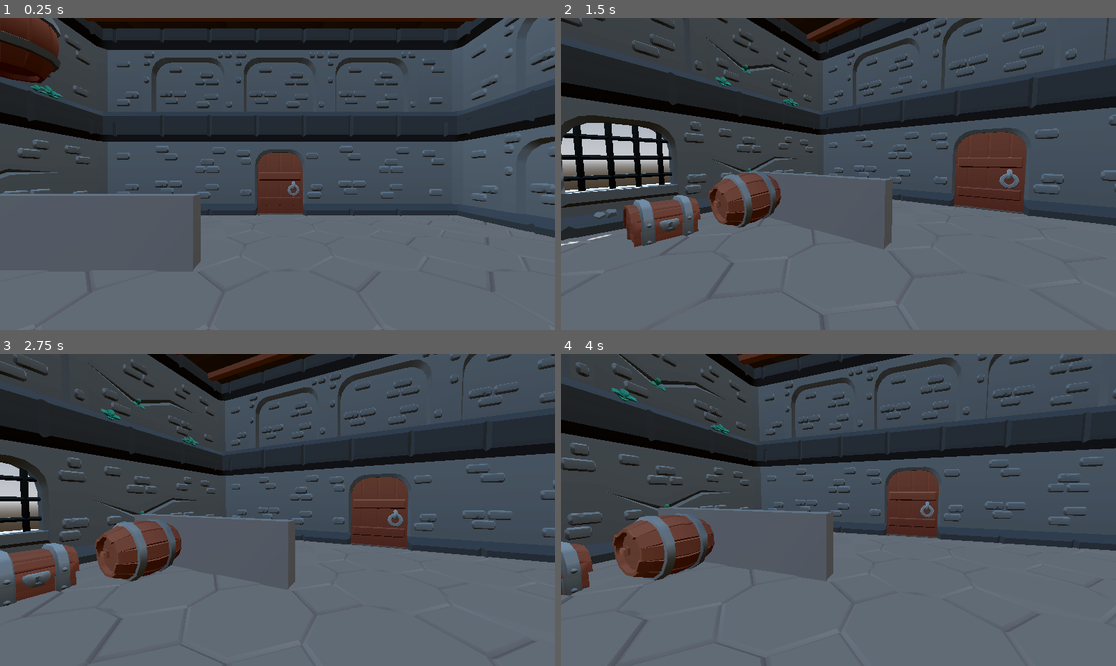
Above: before the commit, frames 1-4 (two rows, left to right).
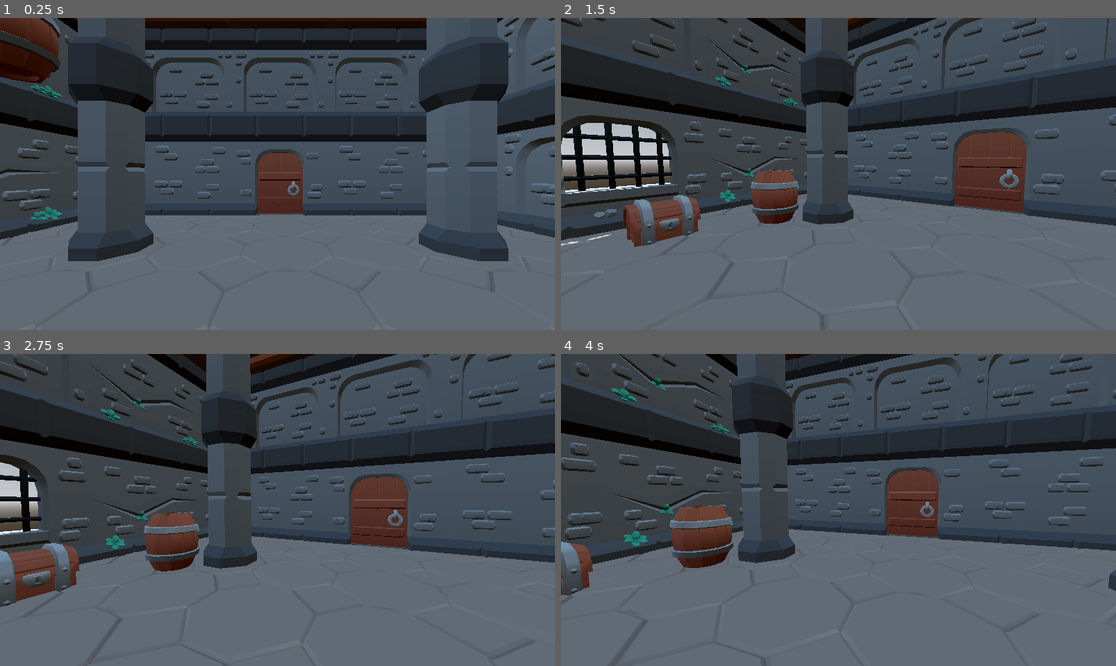
Above: after the commit, the same moments.

Repository: qarimbas/godot-first-3d-game
Game: Godot game, scene res://Scenes/main.tscn
Two runs of this game, one before a commit and one after it. Both use one fixed random seed, a clock stepped at 60 frames per second and the inputs below.
Inputs (mouse positions are in pixels of both pictures, inside the frame that each line leads up to):
- Up to frame 1 (0.25 s): no input
- Up to frame 2 (1.5 s): tap Enter (ui_accept) at 0.5, 0.77 s; move the mouse to (960, 158) at 0.52 s; hold Right (ui_right) 0.53-1.28 s; tap ` (freefly) at 0.6 s; click (960, 158) at 0.67 s; move the mouse to (810, 174) at 1.27 s; hold Up (ui_up) from 1.28 s (still down); tap Shift (sprint) at 1.35 s
- Up to frame 3 (2.75 s): keep holding Up (ui_up); tap Enter (ui_accept) at 1.52 s; move the mouse to (288, 503) at 2.02 s; tap ` (freefly) at 2.1 s
- Up to frame 4 (4 s): keep holding Up (ui_up); move the mouse to (832, 516) at 2.77 s; tap Shift (sprint) at 2.85 s; click (832, 516) at 2.92 s; tap Enter (ui_accept) at 3.02, 3.5, 3.77 s; move the mouse to (877, 513) at 3.52 s; tap ` (freefly) at 3.6 s

The runs differ from the first frame. In frame 1, 17% of the frame differs, in the area x 0-92%, y 0-81%; in frame 2, 6.6%; in frame 3, 7.4%; in frame 4, 8.2%.

Commit message:
Update main.tscn

Diff:
--- a/Scenes/main.tscn
+++ b/Scenes/main.tscn
@@ -12,10 +12,17 @@
 [ext_resource type="PackedScene" uid="uid://crjbv3mv4p2sa" path="res://models/Building/wall_shelved.tscn" id="9_hptm8"]
 [ext_resource type="PackedScene" uid="uid://xlrdr68cskxb" path="res://models/props/banner_mounted.tscn" id="9_jkdf5"]
 [ext_resource type="PackedScene" uid="uid://bijygv5g5gfov" path="res://models/Building/wall_cracked.tscn" id="11_fdnlq"]
+[ext_resource type="PackedScene" uid="uid://d0bwefuspx3v7" path="res://models/props/keyring.tscn" id="12_ee4r6"]
 [ext_resource type="PackedScene" uid="uid://bmtt3sutk8f5c" path="res://models/Building/wall_arched.tscn" id="12_jkdf5"]
 [ext_resource type="PackedScene" uid="uid://clvcmyiq3q218" path="res://models/Building/wall_archedwindow_gated.tscn" id="13_wsu2k"]
 [ext_resource type="PackedScene" uid="uid://bc3bv40mer8bf" path="res://models/Building/floor_wood.tscn" id="15_wsu2k"]
 [ext_resource type="PackedScene" uid="uid://dnw6oau20i4p" path="res://models/Building/floor_stone.tscn" id="16_k12tt"]
+[ext_resource type="PackedScene" uid="uid://jge5rr8yl3xr" path="res://models/props/sword_shield.tscn" id="18_gt3je"]
+[ext_resource type="PackedScene" uid="uid://dwchoswjcj8yr" path="res://models/props/chair.tscn" id="19_3pmx8"]
+[ext_resource type="PackedScene" uid="uid://ck8u7v08h3qcl" path="res://models/props/coin_stack.tscn" id="20_u50mg"]
+[ext_resource type="PackedScene" uid="uid://bp0wlu5n7r8bg" path="res://models/props/table_small.tscn" id="21_cbgmd"]
+[ext_resource type="PackedScene" uid="uid://e0d2da4w2us" path="res://models/props/static_body_3d.tscn" id="22_1w6v2"]
+[ext_resource type="PackedScene" uid="uid://dcotsjvrll3ry" path="res://models/Building/pillar.tscn" id="23_gt3je"]
 
 [sub_resource type="ProceduralSkyMaterial" id="ProceduralSkyMaterial_yroys"]
 sky_horizon_color = Color(0.66224277, 0.6717428, 0.6867428, 1)
@@ -49,14 +56,6 @@
 transform = Transform3D(1, 0, 0, 0, 1, 0, 0, 0, 42.88, 0, 0, 0)
 size = Vector3(26.2, 1, 1)
 
-[node name="CSGBox3D9" type="CSGBox3D" parent="CSGCombiner3D" unique_id=47654694]
-transform = Transform3D(1, 0, 0, 0, 1, 0, 0, 0, 1, 5.900002, 1.0999995, 7.000001)
-size = Vector3(3.3, 1.4, 0.4)
-
-[node name="CSGBox3D8" type="CSGBox3D" parent="CSGCombiner3D" unique_id=2073662741]
-transform = Transform3D(1, 0, 0, 0, 1, 0, 0, 0, 1, -4.1999993, 1.1999998, 5.1000004)
-size = Vector3(5.1, 1.4, 0.4)
-
 [node name="ProtoController" parent="." unique_id=10301292 instance=ExtResource("1_8gbba")]
 transform = Transform3D(1, 0, 0, 0, 1, 0, 0, 0, 1, -0.1, 0.5, 9)
 
@@ -237,6 +236,57 @@
 [node name="StaticBody3D57" parent="Castle" unique_id=1383881220 instance=ExtResource("5_kry3j")]
 transform = Transform3D(-4.371139e-08, 0, 1, 0, 1, 0, -1, 0, -4.371139e-08, 9.3, 8, -10.6)
 
+[node name="StaticBody3D58" parent="Castle" unique_id=1708549261 instance=ExtResource("16_k12tt")]
+transform = Transform3D(-4.371139e-08, 0, 1, 0, 1, 0, -1, 0, -4.371139e-08, -4.5000005, 0, -8.9)
+
+[node name="StaticBody3D59" parent="Castle" unique_id=1034965675 instance=ExtResource("16_k12tt")]
+transform = Transform3D(-4.371139e-08, 0, 1, 0, 1, 0, -1, 0, -4.371139e-08, -4.5, 0, -4.8999996)
+
+[node name="StaticBody3D60" parent="Castle" unique_id=1456697690 instance=ExtResource("16_k12tt")]
+transform = Transform3D(-4.371139e-08, 0, 1, 0, 1, 0, -1, 0, -4.371139e-08, -4.5, 0, -0.9)
+
+[node name="StaticBody3D61" parent="Castle" unique_id=1926945389 instance=ExtResource("16_k12tt")]
+transform = Transform3D(-4.371139e-08, 0, 1, 0, 1, 0, -1, 0, -4.371139e-08, -4.5, 0, 3.1000001)
+
+[node name="StaticBody3D62" parent="Castle" unique_id=1559625798 instance=ExtResource("16_k12tt")]
+transform = Transform3D(-4.371139e-08, 0, 1, 0, 1, 0, -1, 0, -4.371139e-08, -0.5000005, 0, -8.900001)
+
+[node name="StaticBody3D63" parent="Castle" unique_id=766698573 instance=ExtResource("16_k12tt")]
+transform = Transform3D(-4.371139e-08, 0, 1, 0, 1, 0, -1, 0, -4.371139e-08, -0.5, 0, -4.9)
+
+[node name="StaticBody3D64" parent="Castle" unique_id=34437955 instance=ExtResource("16_k12tt")]
+transform = Transform3D(-4.371139e-08, 0, 1, 0, 1, 0, -1, 0, -4.371139e-08, -0.5, 0, -0.9000001)
+
+[node name="StaticBody3D65" parent="Castle" unique_id=238961480 instance=ExtResource("16_k12tt")]
+transform = Transform3D(-4.371139e-08, 0, 1, 0, 1, 0, -1, 0, -4.371139e-08, -0.49999952, 0, 3.0999997)
+
+[node name="StaticBody3D66" parent="Castle" unique_id=1708579729 instance=ExtResource("16_k12tt")]
+transform = Transform3D(-4.371139e-08, 0, 1, 0, 1, 0, -1, 0, -4.371139e-08, 3.5, 0, -8.900001)
+
+[node name="StaticBody3D67" parent="Castle" unique_id=416446043 instance=ExtResource("16_k12tt")]
+transform = Transform3D(-4.371139e-08, 0, 1, 0, 1, 0, -1, 0, -4.371139e-08, 3.5, 0, -4.9000006)
+
+[node name="StaticBody3D68" parent="Castle" unique_id=618223639 instance=ExtResource("16_k12tt")]
+transform = Transform3D(-4.371139e-08, 0, 1, 0, 1, 0, -1, 0, -4.371139e-08, 3.5, 0, -0.90000033)
+
+[node name="StaticBody3D69" parent="Castle" unique_id=394351859 instance=ExtResource("16_k12tt")]
+transform = Transform3D(-4.371139e-08, 0, 1, 0, 1, 0, -1, 0, -4.371139e-08, 3.5, 0, 3.0999997)
+
+[node name="StaticBody3D70" parent="Castle" unique_id=506045216 instance=ExtResource("16_k12tt")]
+transform = Transform3D(-4.371139e-08, 0, 1, 0, 1, 0, -1, 0, -4.371139e-08, 7.5, 0, -8.900001)
+
+[node name="StaticBody3D71" parent="Castle" unique_id=1278828866 instance=ExtResource("16_k12tt")]
+transform = Transform3D(-4.371139e-08, 0, 1, 0, 1, 0, -1, 0, -4.371139e-08, 7.5, 0, -4.9000006)
+
+[node name="StaticBody3D72" parent="Castle" unique_id=1665731735 instance=ExtResource("16_k12tt")]
+transform = Transform3D(-4.371139e-08, 0, 1, 0, 1, 0, -1, 0, -4.371139e-08, 7.5, 0, -0.90000045)
+
+[node name="StaticBody3D73" parent="Castle" unique_id=830152770 instance=ExtResource("16_k12tt")]
+transform = Transform3D(-4.371139e-08, 0, 1, 0, 1, 0, -1, 0, -4.371139e-08, 7.5, 0, 3.0999997)
+
+[node name="StaticBody3D74" parent="Castle" unique_id=1145165611 instance=ExtResource("12_ee4r6")]
+transform = Transform3D(-4.371139e-08, 0, 1, 0, 1, 0, -1, 0, -4.371139e-08, -14.700001, 1.1, -1.9999995)
+
 [node name="Room1" type="StaticBody3D" parent="." unique_id=91811178]
 transform = Transform3D(-4.371139e-08, 0, -1, 0, 1, 0, 1, 0, -4.371139e-08, 4, 0.5, -4.1000004)
 
@@ -309,7 +359,7 @@
 transform = Transform3D(-4.371139e-08, 0, 1, 0, 1, 0, -1, 0, -4.371139e-08, -2.2999997, 0, 2.1)
 
 [node name="StaticBody3D6" parent="Room1" unique_id=2143115649 instance=ExtResource("15_wsu2k")]
-transform = Transform3D(-4.371139e-08, 0, 1, 0, 1, 0, -1, 0, -4.371139e-08, -2.2999997, 0, 6)
+transform = Transform3D(-4.371139e-08, 0, 1, 0, 1, 0, -1, 0, -4.371139e-08, -2.3000002, 0, 6)
 
 [node name="StaticBody3D23" parent="Room1" unique_id=1021804972 instance=ExtResource("15_wsu2k")]
 transform = Transform3D(-4.371139e-08, 0, 1, 0, 1, 0, -1, 0, -4.371139e-08, -6.299999, 0, 2.1000004)
@@ -317,52 +367,55 @@
 [node name="StaticBody3D24" parent="Room1" unique_id=2143299998 instance=ExtResource("15_wsu2k")]
 transform = Transform3D(-4.371139e-08, 0, 1, 0, 1, 0, -1, 0, -4.371139e-08, -6.299999, 0, 6)
 
-[node name="StaticBody3D" parent="." unique_id=1708549261 instance=ExtResource("16_k12tt")]
-transform = Transform3D(1, 0, 0, 0, 1, 0, 0, 0, 1, 6.1, 0.5, 2.3)
-
-[node name="StaticBody3D2" parent="." unique_id=1034965675 instance=ExtResource("16_k12tt")]
-transform = Transform3D(1, 0, 0, 0, 1, 0, 0, 0, 1, 2.1, 0.5, 2.3)
-
-[node name="StaticBody3D4" parent="." unique_id=1456697690 instance=ExtResource("16_k12tt")]
-transform = Transform3D(1, 0, 0, 0, 1, 0, 0, 0, 1, -1.9000001, 0.5, 2.3)
-
-[node name="StaticBody3D5" parent="." unique_id=1926945389 instance=ExtResource("16_k12tt")]
-transform = Transform3D(1, 0, 0, 0, 1, 0, 0, 0, 1, -5.9, 0.5, 2.3)
-
-[node name="StaticBody3D3" parent="." unique_id=1559625798 instance=ExtResource("16_k12tt")]
-transform = Transform3D(1, 0, 0, 0, 1, 0, 0, 0, 1, 6.1, 0.5, 6.3)
-
-[node name="StaticBody3D6" parent="." unique_id=766698573 instance=ExtResource("16_k12tt")]
-transform = Transform3D(1, 0, 0, 0, 1, 0, 0, 0, 1, 2.1, 0.5, 6.3)
-
-[node name="StaticBody3D7" parent="." unique_id=34437955 instance=ExtResource("16_k12tt")]
-transform = Transform3D(1, 0, 0, 0, 1, 0, 0, 0, 1, -1.9000001, 0.5, 6.3)
-
-[node name="StaticBody3D8" parent="." unique_id=238961480 instance=ExtResource("16_k12tt")]
-transform = Transform3D(1, 0, 0, 0, 1, 0, 0, 0, 1, -5.9, 0.5, 6.3)
-
-[node name="StaticBody3D9" parent="." unique_id=1708579729 instance=ExtResource("16_k12tt")]
-transform = Transform3D(1, 0, 0, 0, 1, 0, 0, 0, 1, 6.1, 0.5, 10.3)
-
-[node name="StaticBody3D10" parent="." unique_id=416446043 instance=ExtResource("16_k12tt")]
-transform = Transform3D(1, 0, 0, 0, 1, 0, 0, 0, 1, 2.1, 0.5, 10.3)
-
-[node name="StaticBody3D11" parent="." unique_id=618223639 instance=ExtResource("16_k12tt")]
-transform = Transform3D(1, 0, 0, 0, 1, 0, 0, 0, 1, -1.9000001, 0.5, 10.3)
-
-[node name="StaticBody3D12" parent="." unique_id=394351859 instance=ExtResource("16_k12tt")]
-transform = Transform3D(1, 0, 0, 0, 1, 0, 0, 0, 1, -5.9, 0.5, 10.3)
-
-[node name="StaticBody3D13" parent="." unique_id=506045216 instance=ExtResource("16_k12tt")]
-transform = Transform3D(1, 0, 0, 0, 1, 0, 0, 0, 1, 6.1, 0.5, 14.3)
-
-[node name="StaticBody3D14" parent="." unique_id=1278828866 instance=ExtResource("16_k12tt")]
-transform = Transform3D(1, 0, 0, 0, 1, 0, 0, 0, 1, 2.1, 0.5, 14.3)
-
-[node name="StaticBody3D15" parent="." unique_id=1665731735 instance=ExtResource("16_k12tt")]
-transform = Transform3D(1, 0, 0, 0, 1, 0, 0, 0, 1, -1.9000001, 0.5, 14.3)
-
-[node name="StaticBody3D16" parent="." unique_id=830152770 instance=ExtResource("16_k12tt")]
-transform = Transform3D(1, 0, 0, 0, 1, 0, 0, 0, 1, -5.9, 0.5, 14.3)
+[node name="StaticBody3D26" parent="Room1" unique_id=568139378 instance=ExtResource("18_gt3je")]
+transform = Transform3D(1, 0, 0, 0, 1, 0, 0, 0, 1, -1.5999994, 2.1000001, 0.39999986)
+
+[node name="StaticBody3D" parent="." unique_id=1766291495 instance=ExtResource("19_3pmx8")]
+transform = Transform3D(-0.64278764, 0, 0.76604444, 0, 1, 0, -0.76604444, 0, -0.64278764, -1.6, 0.6, -9.3)
+
+[node name="StaticBody3D5" parent="." unique_id=884849611 instance=ExtResource("19_3pmx8")]
+transform = Transform3D(-1, 0, 0, 0, 1, 0, 0, 0, -1, -3.0000002, 0.5, -11)
+
+[node name="StaticBody3D7" parent="." unique_id=390321551 instance=ExtResource("19_3pmx8")]
+transform = Transform3D(-0.76604444, 0, -0.6427876, 0, 1, 0, 0.6427876, 0, -0.76604444, -2.7000003, 0.5, -1.5000005)
+
+[node name="StaticBody3D4" parent="." unique_id=1489365784 instance=ExtResource("19_3pmx8")]
+transform = Transform3D(-0.76604444, 0, -0.6427877, 0, 1, 0, 0.6427877, 0, -0.76604444, -2.1, 0.6, -7.1)
+
+[node name="StaticBody3D2" parent="." unique_id=1157908020 instance=ExtResource("20_u50mg")]
+transform = Transform3D(1, 0, 0, 0, 1, 0, 0, 0, 1, 2.5, 0.6, -10.5)
+
+[node name="StaticBody3D3" parent="." unique_id=276967484 instance=ExtResource("21_cbgmd")]
+transform = Transform3D(1, 0, 0, 0, 1, 0, 0, 0, 1, -0.8, 0.6, -8)
+
+[node name="StaticBody3D6" parent="." unique_id=537916338 instance=ExtResource("22_1w6v2")]
+transform = Transform3D(-0.50000006, 0, -0.8660254, 0, 1, 0, 0.8660254, 0, -0.50000006, 3, 0.6, -1.2)
+
+[node name="StaticBody3D8" parent="." unique_id=157536924 instance=ExtResource("4_jjvhh")]
+transform = Transform3D(1, 0, 0, 0, 1, 0, 0, 0, 1, 5.4999995, 0.6, 9.700001)
+
+[node name="StaticBody3D9" parent="." unique_id=1993052504 instance=ExtResource("23_gt3je")]
+transform = Transform3D(1, 0, 0, 0, 1, 0, 0, 0, 1, 4.1, 0.6, 4.3)
+
+[node name="StaticBody3D16" parent="." unique_id=352649894 instance=ExtResource("23_gt3je")]
+transform = Transform3D(1, 0, 0, 0, 1, 0, 0, 0, 1, 4.1, 4.6000004, 4.3)
+
+[node name="StaticBody3D10" parent="." unique_id=2008977191 instance=ExtResource("23_gt3je")]
+transform = Transform3D(1, 0, 0, 0, 1, 0, 0, 0, 1, -3.9, 0.6, 4.3)
+
+[node name="StaticBody3D15" parent="." unique_id=1218456285 instance=ExtResource("23_gt3je")]
+transform = Transform3D(1, 0, 0, 0, 1, 0, 0, 0, 1, -3.9, 4.6, 4.3)
+
+[node name="StaticBody3D11" parent="." unique_id=1669652887 instance=ExtResource("23_gt3je")]
+transform = Transform3D(1, 0, 0, 0, 1, 0, 0, 0, 1, -3.9, 0.6, 12.300001)
+
+[node name="StaticBody3D14" parent="." unique_id=2912954 instance=ExtResource("23_gt3je")]
+transform = Transform3D(1, 0, 0, 0, 1, 0, 0, 0, 1, -3.9, 4.6000004, 12.300001)
+
+[node name="StaticBody3D12" parent="." unique_id=1183295682 instance=ExtResource("23_gt3je")]
+transform = Transform3D(1, 0, 0, 0, 1, 0, 0, 0, 1, 4.1, 0.6, 12.300001)
+
+[node name="StaticBody3D13" parent="." unique_id=1387797069 instance=ExtResource("23_gt3je")]
+transform = Transform3D(1, 0, 0, 0, 1, 0, 0, 0, 1, 4.1, 4.6, 12.300001)
 
 [editable path="Room1/StaticBody3D25"]
